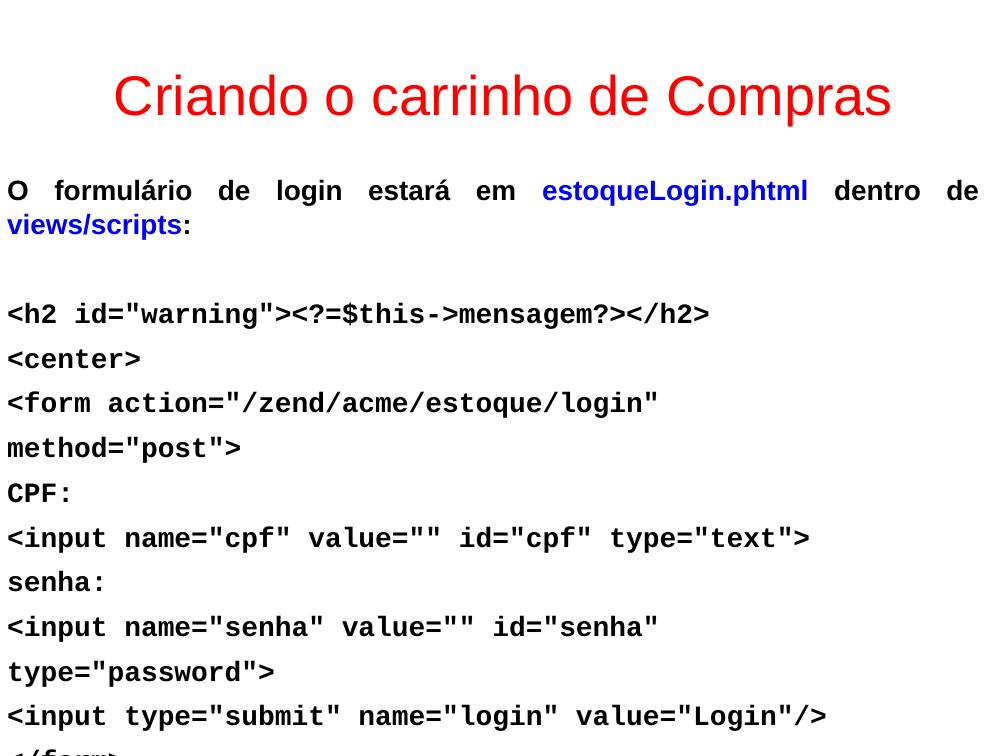
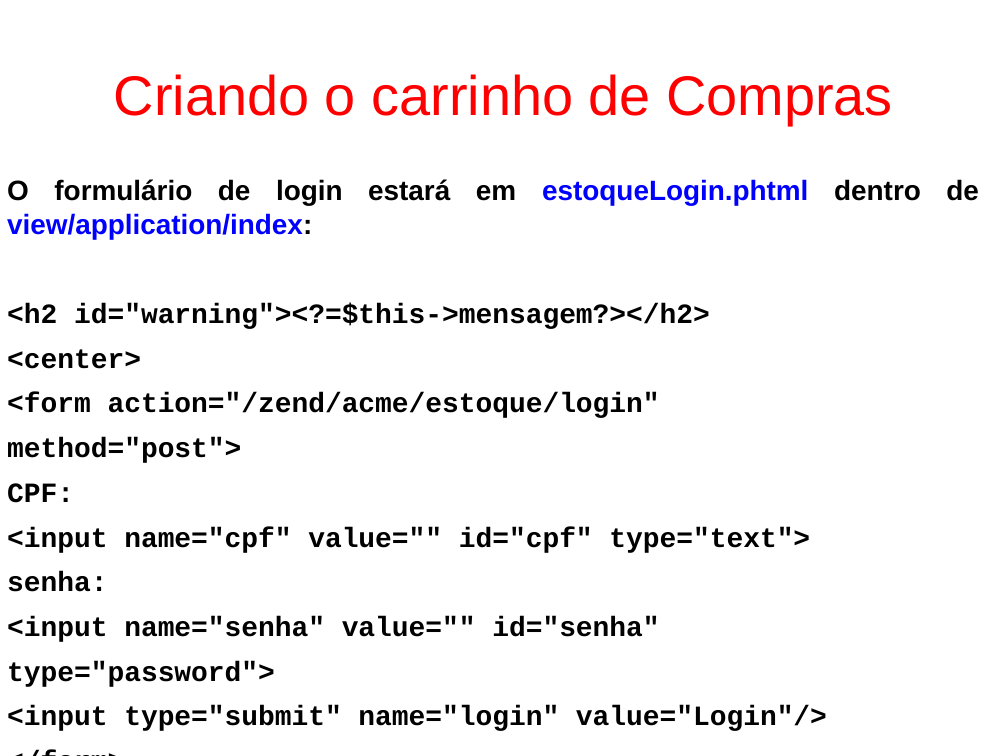
Before and after one commit to fgsl/lojasacme, a slide deck: slide 124 of docs/tutorial.odp. Drawn at 1008x756 pixels with LibreOffice and Linux fonts; fonts in the diff are those of the drawing. Boxes give left, top, right and bottom in pixels: in the first picture for what was removed or moved away, otherwise in the second. Text is boxed around its words. In the diff, an @@ line names an element or a change of style, - is before the commit and + after.

```diff
--- a/docs/tutorial.odp
+++ b/docs/tutorial.odp
@@ text at bbox=[7, 179, 979, 239]: text changed; text colour #000000 to #0000FF @@
-O formulário de login estará em estoqueLogin.phtml dentro de views/scripts:
+O formulário de login estará em estoqueLogin.phtml dentro de view/application/index:
```
Also in this commit, not shown: 3 other slides changed, 5 other files.
